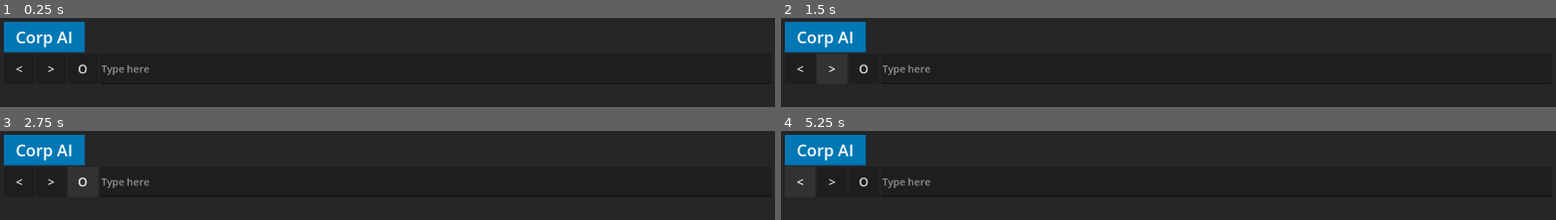
Above: before the commit, frames 1-4 (two rows, left to right).
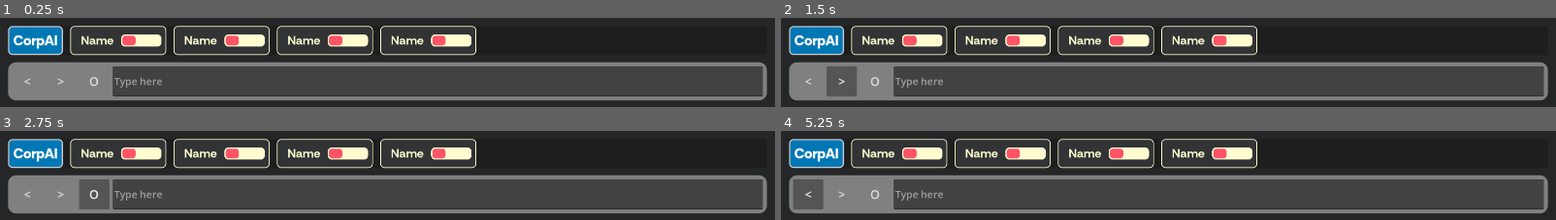
Above: after the commit, the same moments.

Repository: WITEX121/lem-jam-2026
Game: Godot game, scene res://src/MainScene.tscn
Same seed, same stepped clock (60 frames per second), same inputs: the game is played once before the commit and once after it. Before the commit the project has no main scene; this scene is started directly in both runs.
Inputs:
- Up to frame 1 (0.25 s): no input
- Up to frame 2 (1.5 s): click "<" at 0.5 s; click ">" at 1.25 s
- Up to frame 3 (2.75 s): click "O" at 2 s
- Up to frame 4 (5.25 s): click "<" at 2.75 s; click ">" at 3.5 s; click "O" at 4.25 s; click "<" at 5 s

The runs differ from the first frame. In frame 1, 50% of the frame differs, in the area x 0-99%, y 4-93%; in frame 2, 50%; in frame 3, 50%; in frame 4, 50%.

Commit message:
More work with main menu

Diff:
--- /dev/null
+++ b/assets/styles/top_panel_round_corners.tres
@@ -0,0 +1,8 @@
+[gd_resource type="StyleBoxFlat" format=3 uid="uid://bi86v4p2gk5w7"]
+
+[resource]
+bg_color = Color(0, 0.46666667, 0.70980394, 0)
+corner_radius_top_left = 20
+corner_radius_top_right = 20
+corner_radius_bottom_right = 20
+corner_radius_bottom_left = 20
--- a/project.godot
+++ b/project.godot
@@ -11,6 +11,7 @@
 [application]
 
 config/name="Chinese noodle"
+run/main_scene="uid://dif881of408xm"
 config/features=PackedStringArray("4.6", "Forward Plus")
 config/icon="res://icon.svg"
 
--- a/src/MainScene.tscn
+++ b/src/MainScene.tscn
@@ -1,4 +1,26 @@
 [gd_scene format=3 uid="uid://dif881of408xm"]
+
+[ext_resource type="StyleBox" uid="uid://bi86v4p2gk5w7" path="res://assets/styles/top_panel_round_corners.tres" id="1_46oc7"]
+[ext_resource type="FontFile" uid="uid://byt8avjde6w2v" path="res://assets/fonts/RethinkSans-ExtraBold.ttf" id="1_tq6ju"]
+[ext_resource type="PackedScene" uid="uid://dh2wsy656djec" path="res://src/ui/StatusBar.tscn" id="2_h5dix"]
+
+[sub_resource type="StyleBoxFlat" id="StyleBoxFlat_hux8c"]
+bg_color = Color(0, 0.46666667, 0.70980394, 1)
+border_width_left = 3
+border_width_top = 3
+border_width_right = 3
+border_width_bottom = 3
+corner_radius_top_left = 10
+corner_radius_top_right = 10
+corner_radius_bottom_right = 10
+corner_radius_bottom_left = 10
+
+[sub_resource type="StyleBoxFlat" id="StyleBoxFlat_tq6ju"]
+bg_color = Color(0.5, 0.5, 0.5, 1)
+corner_radius_top_left = 20
+corner_radius_top_right = 20
+corner_radius_bottom_right = 20
+corner_radius_bottom_left = 20
 
 [node name="Control" type="CanvasLayer" unique_id=530775206]
 
@@ -11,6 +33,7 @@
 color = Color(0.14509805, 0.14901961, 0.15294118, 1)
 
 [node name="MainLayout" type="VBoxContainer" parent="." unique_id=1993072305]
+clip_contents = true
 anchors_preset = 15
 anchor_right = 1.0
 anchor_bottom = 1.0
@@ -19,56 +42,124 @@
 
 [node name="MarginContainer" type="MarginContainer" parent="MainLayout" unique_id=902372574]
 layout_mode = 2
+theme_override_constants/margin_left = 20
+theme_override_constants/margin_top = 20
+theme_override_constants/margin_right = 20
+theme_override_constants/margin_bottom = 20
+
+[node name="Header" type="VBoxContainer" parent="MainLayout/MarginContainer" unique_id=1960043265]
+layout_mode = 2
+
+[node name="Tabs" type="PanelContainer" parent="MainLayout/MarginContainer/Header" unique_id=1538971452]
+layout_mode = 2
+
+[node name="HBoxContainer" type="HBoxContainer" parent="MainLayout/MarginContainer/Header/Tabs" unique_id=1390238151]
+layout_mode = 2
+
+[node name="AppTab" type="PanelContainer" parent="MainLayout/MarginContainer/Header/Tabs/HBoxContainer" unique_id=1765255062]
+layout_mode = 2
+size_flags_horizontal = 0
+theme_override_styles/panel = SubResource("StyleBoxFlat_hux8c")
+
+[node name="MarginContainer" type="MarginContainer" parent="MainLayout/MarginContainer/Header/Tabs/HBoxContainer/AppTab" unique_id=2102955085]
+layout_mode = 2
 theme_override_constants/margin_left = 10
 theme_override_constants/margin_top = 10
 theme_override_constants/margin_right = 10
 theme_override_constants/margin_bottom = 10
 
-[node name="Header" type="VBoxContainer" parent="MainLayout/MarginContainer" unique_id=1960043265]
+[node name="HBoxContainer" type="HBoxContainer" parent="MainLayout/MarginContainer/Header/Tabs/HBoxContainer/AppTab/MarginContainer" unique_id=19383837]
 layout_mode = 2
 
-[node name="TabsRow" type="HBoxContainer" parent="MainLayout/MarginContainer/Header" unique_id=187391540]
+[node name="Label" type="Label" parent="MainLayout/MarginContainer/Header/Tabs/HBoxContainer/AppTab/MarginContainer/HBoxContainer" unique_id=2096461631]
+layout_mode = 2
+theme_override_fonts/font = ExtResource("1_tq6ju")
+theme_override_font_sizes/font_size = 35
+text = "CorpAI"
+
+[node name="Spacer" type="Control" parent="MainLayout/MarginContainer/Header/Tabs/HBoxContainer" unique_id=1669026999]
+custom_minimum_size = Vector2(10, 0)
 layout_mode = 2
 
-[node name="AppTab" type="MarginContainer" parent="MainLayout/MarginContainer/Header/TabsRow" unique_id=1216020617]
-custom_minimum_size = Vector2(200, 75)
+[node name="Status1" parent="MainLayout/MarginContainer/Header/Tabs/HBoxContainer" unique_id=1611621822 instance=ExtResource("2_h5dix")]
 layout_mode = 2
 
-[node name="ColorRect" type="ColorRect" parent="MainLayout/MarginContainer/Header/TabsRow/AppTab" unique_id=970661971]
-layout_mode = 2
-color = Color(0, 0.46666667, 0.70980394, 1)
-
-[node name="Label" type="Label" parent="MainLayout/MarginContainer/Header/TabsRow/AppTab" unique_id=196480782]
-layout_mode = 2
-size_flags_horizontal = 4
-theme_override_font_sizes/font_size = 40
-text = "Corp AI"
-
-[node name="NavBar" type="HBoxContainer" parent="MainLayout/MarginContainer/Header" unique_id=1251079371]
+[node name="Spacer2" type="Control" parent="MainLayout/MarginContainer/Header/Tabs/HBoxContainer" unique_id=848565961]
+custom_minimum_size = Vector2(10, 0)
 layout_mode = 2
 
-[node name="Controls" type="HBoxContainer" parent="MainLayout/MarginContainer/Header/NavBar" unique_id=1643817699]
+[node name="Status2" parent="MainLayout/MarginContainer/Header/Tabs/HBoxContainer" unique_id=114805630 instance=ExtResource("2_h5dix")]
 layout_mode = 2
 
-[node name="BackButton" type="Button" parent="MainLayout/MarginContainer/Header/NavBar/Controls" unique_id=946355522]
+[node name="Spacer3" type="Control" parent="MainLayout/MarginContainer/Header/Tabs/HBoxContainer" unique_id=1686073260]
+custom_minimum_size = Vector2(10, 0)
+layout_mode = 2
+
+[node name="Status3" parent="MainLayout/MarginContainer/Header/Tabs/HBoxContainer" unique_id=1316453743 instance=ExtResource("2_h5dix")]
+layout_mode = 2
+
+[node name="Spacer4" type="Control" parent="MainLayout/MarginContainer/Header/Tabs/HBoxContainer" unique_id=856206409]
+custom_minimum_size = Vector2(10, 0)
+layout_mode = 2
+
+[node name="Status4" parent="MainLayout/MarginContainer/Header/Tabs/HBoxContainer" unique_id=1715507513 instance=ExtResource("2_h5dix")]
+layout_mode = 2
+
+[node name="Spacer" type="Control" parent="MainLayout/MarginContainer/Header" unique_id=966978601]
+custom_minimum_size = Vector2(0, 10)
+layout_mode = 2
+
+[node name="NavBar" type="PanelContainer" parent="MainLayout/MarginContainer/Header" unique_id=2021540028]
+layout_mode = 2
+theme_override_styles/panel = SubResource("StyleBoxFlat_tq6ju")
+
+[node name="MarginContainer" type="MarginContainer" parent="MainLayout/MarginContainer/Header/NavBar" unique_id=643132525]
+layout_mode = 2
+theme_override_constants/margin_left = 10
+theme_override_constants/margin_top = 10
+theme_override_constants/margin_right = 10
+theme_override_constants/margin_bottom = 10
+
+[node name="HBoxContainer" type="HBoxContainer" parent="MainLayout/MarginContainer/Header/NavBar/MarginContainer" unique_id=1251079371]
+layout_mode = 2
+
+[node name="Controls" type="HBoxContainer" parent="MainLayout/MarginContainer/Header/NavBar/MarginContainer/HBoxContainer" unique_id=1643817699]
+layout_mode = 2
+
+[node name="BackButton" type="Button" parent="MainLayout/MarginContainer/Header/NavBar/MarginContainer/HBoxContainer/Controls" unique_id=946355522]
 custom_minimum_size = Vector2(75, 75)
 layout_mode = 2
 theme_override_font_sizes/font_size = 30
+theme_override_styles/normal = ExtResource("1_46oc7")
 text = "<"
 
-[node name="ForwardButton" type="Button" parent="MainLayout/MarginContainer/Header/NavBar/Controls" unique_id=1433970855]
+[node name="Spacer1" type="Control" parent="MainLayout/MarginContainer/Header/NavBar/MarginContainer/HBoxContainer/Controls" unique_id=1812552487]
+custom_minimum_size = Vector2(0, 10)
+layout_mode = 2
+
+[node name="ForwardButton" type="Button" parent="MainLayout/MarginContainer/Header/NavBar/MarginContainer/HBoxContainer/Controls" unique_id=1433970855]
 custom_minimum_size = Vector2(75, 75)
 layout_mode = 2
 theme_override_font_sizes/font_size = 30
+theme_override_styles/normal = ExtResource("1_46oc7")
 text = ">"
 
-[node name="ThirdButton" type="Button" parent="MainLayout/MarginContainer/Header/NavBar/Controls" unique_id=1425505979]
+[node name="Spacer2" type="Control" parent="MainLayout/MarginContainer/Header/NavBar/MarginContainer/HBoxContainer/Controls" unique_id=20279257]
+custom_minimum_size = Vector2(0, 10)
+layout_mode = 2
+
+[node name="ThirdButton" type="Button" parent="MainLayout/MarginContainer/Header/NavBar/MarginContainer/HBoxContainer/Controls" unique_id=1425505979]
 custom_minimum_size = Vector2(75, 75)
 layout_mode = 2
 theme_override_font_sizes/font_size = 30
+theme_override_styles/normal = ExtResource("1_46oc7")
 text = "O"
 
-[node name="SearchBar" type="LineEdit" parent="MainLayout/MarginContainer/Header/NavBar" unique_id=1258369728]
+[node name="Spacer3" type="Control" parent="MainLayout/MarginContainer/Header/NavBar/MarginContainer/HBoxContainer/Controls" unique_id=1895428051]
+custom_minimum_size = Vector2(0, 10)
+layout_mode = 2
+
+[node name="SearchBar" type="LineEdit" parent="MainLayout/MarginContainer/Header/NavBar/MarginContainer/HBoxContainer" unique_id=1258369728]
 layout_mode = 2
 size_flags_horizontal = 3
 theme_override_font_sizes/font_size = 25
--- /dev/null
+++ b/src/ui/StatusBar.tscn
@@ -0,0 +1,76 @@
+[gd_scene format=3 uid="uid://dh2wsy656djec"]
+
+[ext_resource type="FontFile" uid="uid://buj3nx7kp6iqm" path="res://assets/fonts/RethinkSans-Bold.ttf" id="1_5qnnl"]
+[ext_resource type="Script" uid="uid://b2g5on0tf0oy7" path="res://src/ui/status_bar.gd" id="1_a782b"]
+
+[sub_resource type="StyleBoxFlat" id="StyleBoxFlat_a782b"]
+bg_color = Color(0.19215687, 0.2, 0.20784314, 1)
+border_width_left = 2
+border_width_top = 2
+border_width_right = 2
+border_width_bottom = 2
+border_color = Color(1, 0.99215686, 0.8156863, 1)
+corner_radius_top_left = 10
+corner_radius_top_right = 10
+corner_radius_bottom_right = 10
+corner_radius_bottom_left = 10
+
+[sub_resource type="StyleBoxFlat" id="StyleBoxFlat_m1igk"]
+bg_color = Color(1, 0.99215686, 0.8156863, 1)
+corner_radius_top_left = 10
+corner_radius_top_right = 10
+corner_radius_bottom_right = 10
+corner_radius_bottom_left = 10
+
+[sub_resource type="StyleBoxFlat" id="StyleBoxFlat_krdvv"]
+bg_color = Color(1, 0.32355803, 0.4086208, 1)
+border_width_left = 3
+border_width_top = 3
+border_width_right = 3
+border_width_bottom = 3
+border_color = Color(1, 0.99215686, 0.8156863, 1)
+corner_radius_top_left = 10
+corner_radius_top_right = 10
+corner_radius_bottom_right = 10
+corner_radius_bottom_left = 10
+
+[node name="Status1" type="PanelContainer" unique_id=1611621822]
+theme_override_styles/panel = SubResource("StyleBoxFlat_a782b")
+script = ExtResource("1_a782b")
+
+[node name="MarginContainer" type="MarginContainer" parent="." unique_id=1438215323]
+layout_mode = 2
+theme_override_constants/margin_left = 10
+theme_override_constants/margin_top = 10
+theme_override_constants/margin_right = 10
+theme_override_constants/margin_bottom = 10
+
+[node name="HBoxContainer" type="HBoxContainer" parent="MarginContainer" unique_id=175735510]
+layout_mode = 2
+
+[node name="Spacer2" type="Control" parent="MarginContainer/HBoxContainer" unique_id=1667500106]
+custom_minimum_size = Vector2(10, 0)
+layout_mode = 2
+
+[node name="Label" type="Label" parent="MarginContainer/HBoxContainer" unique_id=677343860]
+layout_mode = 2
+theme_override_colors/font_color = Color(1, 0.99215686, 0.8156863, 1)
+theme_override_fonts/font = ExtResource("1_5qnnl")
+theme_override_font_sizes/font_size = 30
+text = "Name"
+
+[node name="Spacer" type="Control" parent="MarginContainer/HBoxContainer" unique_id=1494537504]
+custom_minimum_size = Vector2(10, 0)
+layout_mode = 2
+
+[node name="ProgressBar" type="ProgressBar" parent="MarginContainer/HBoxContainer" unique_id=529682812]
+custom_minimum_size = Vector2(100, 30)
+layout_mode = 2
+size_flags_vertical = 4
+theme_override_styles/background = SubResource("StyleBoxFlat_m1igk")
+theme_override_styles/fill = SubResource("StyleBoxFlat_krdvv")
+value = 35.0
+rounded = true
+show_percentage = false
+
+[connection signal="value_changed" from="MarginContainer/HBoxContainer/ProgressBar" to="." method="_on_progress_bar_value_changed"]
--- /dev/null
+++ b/src/ui/status_bar.gd
@@ -0,0 +1,7 @@
+extends PanelContainer
+
+@onready var progress_bar = $MarginContainer/HBoxContainer/ProgressBar
+@onready var progress_bar_stylebox: StyleBoxFlat = progress_bar.get_theme_stylebox("fill")
+
+func _on_progress_bar_value_changed(value: float) -> void:
+	progress_bar_stylebox.bg_color = Color(1, 1, value/100)
Not shown, added: src/ui/status_bar.gd.uid
